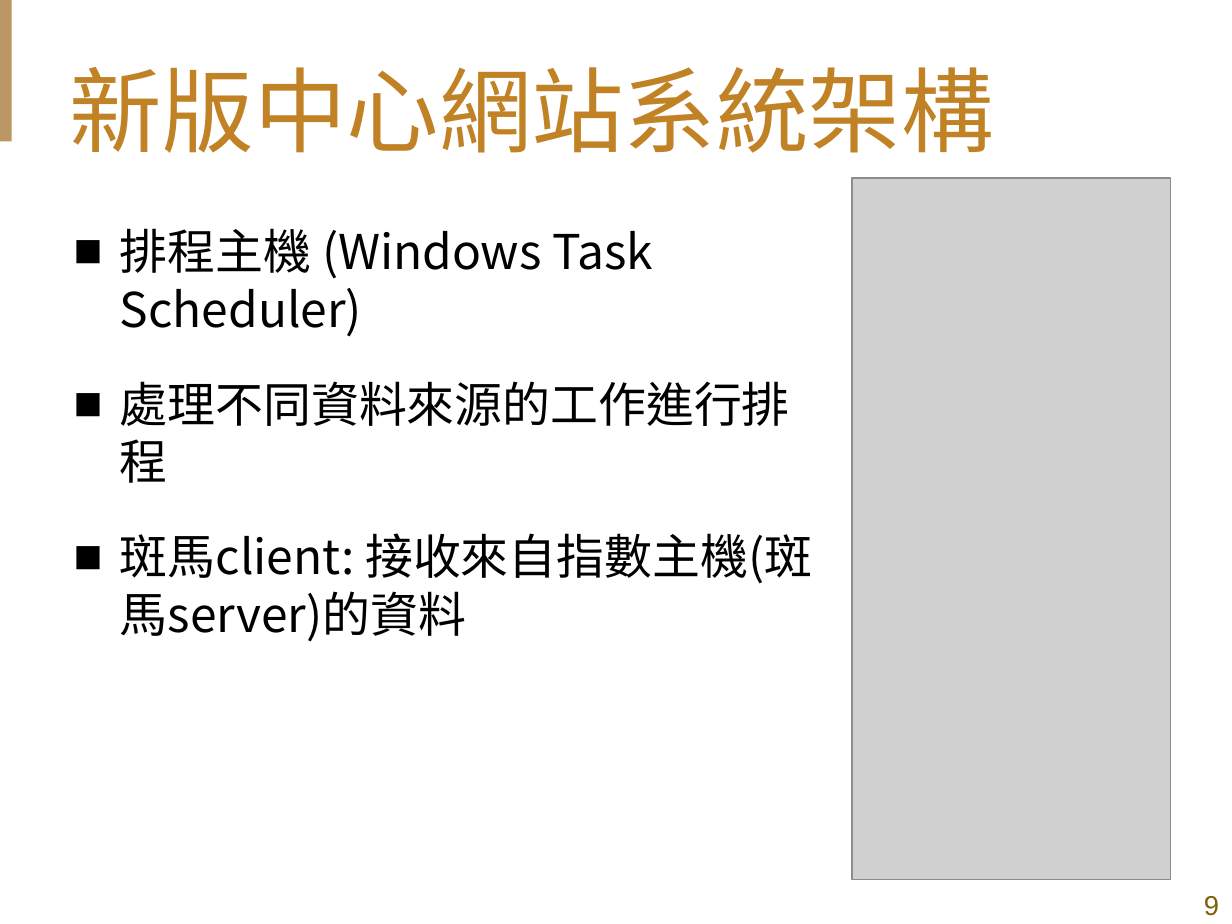
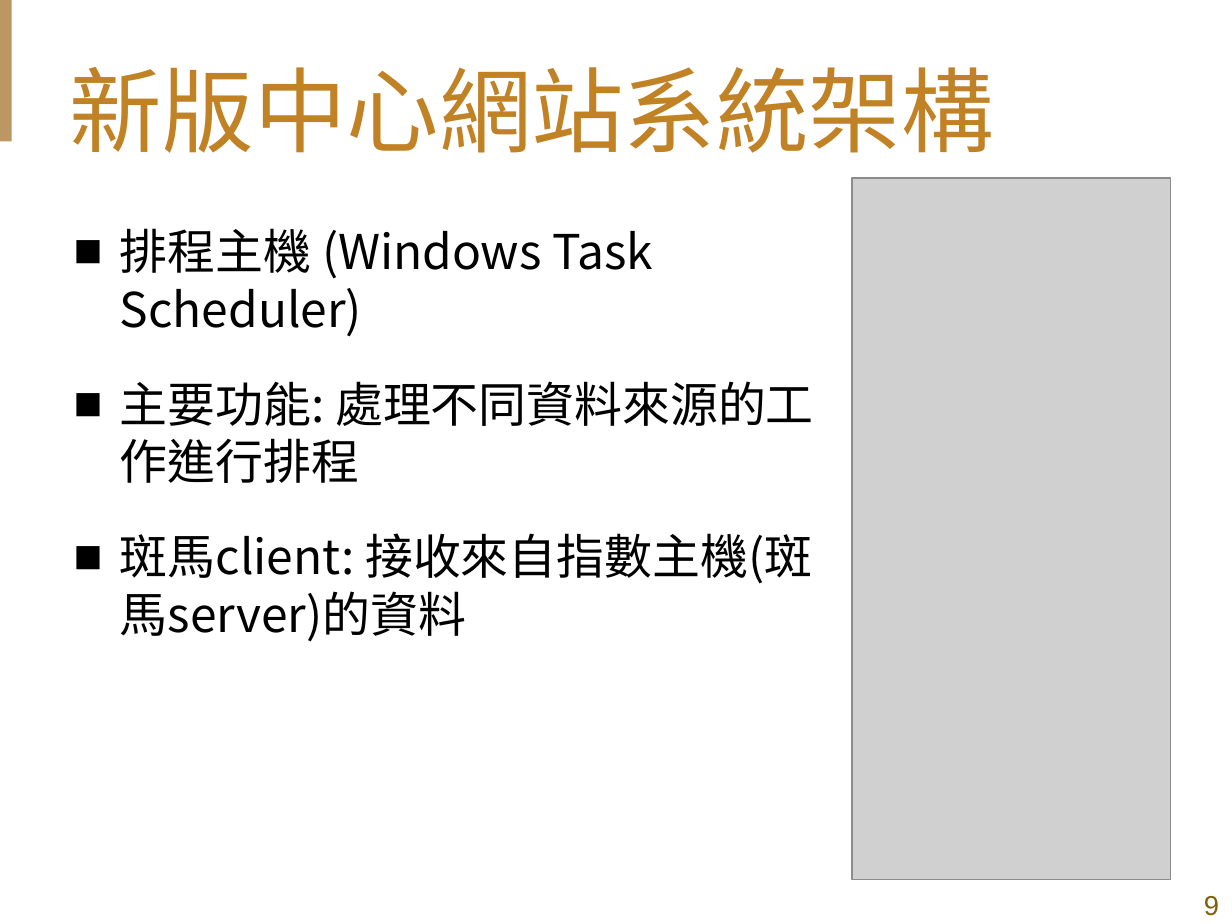
Before and after one commit to shih33/java_atguigu, a slide deck: slide 9 of 期末報告/期末簡報_施詠舜.pptx. Drawn at 1232x924 pixels with LibreOffice and Linux fonts; fonts in the diff are those of the drawing; grey boxes stand for pictures; background and template pictures are left out. Boxes give left, top, right and bottom in pixels: in the first picture for what was removed or moved away, otherwise in the second. Text is boxed around its words. In the diff, an @@ line names an element or a change of style, - is before the commit and + after.

```diff
--- a/期末報告/期末簡報_施詠舜.pptx
+++ b/期末報告/期末簡報_施詠舜.pptx
@@ text at [120, 381, 813, 483]: text changed @@
-■ 處理不同資料來源的工作進行排程
+■ 主要功能: 處理不同資料來源的工作進行排程
```
Also in this commit, not shown: 4 other slides changed, 1 other file.
